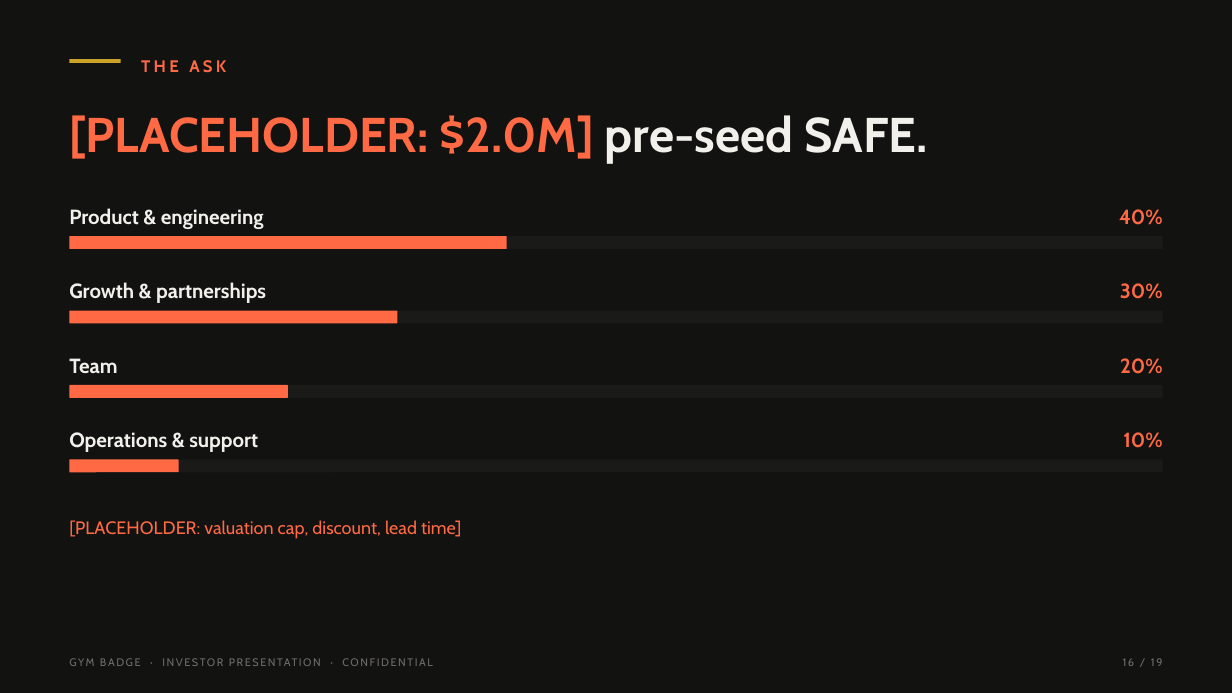
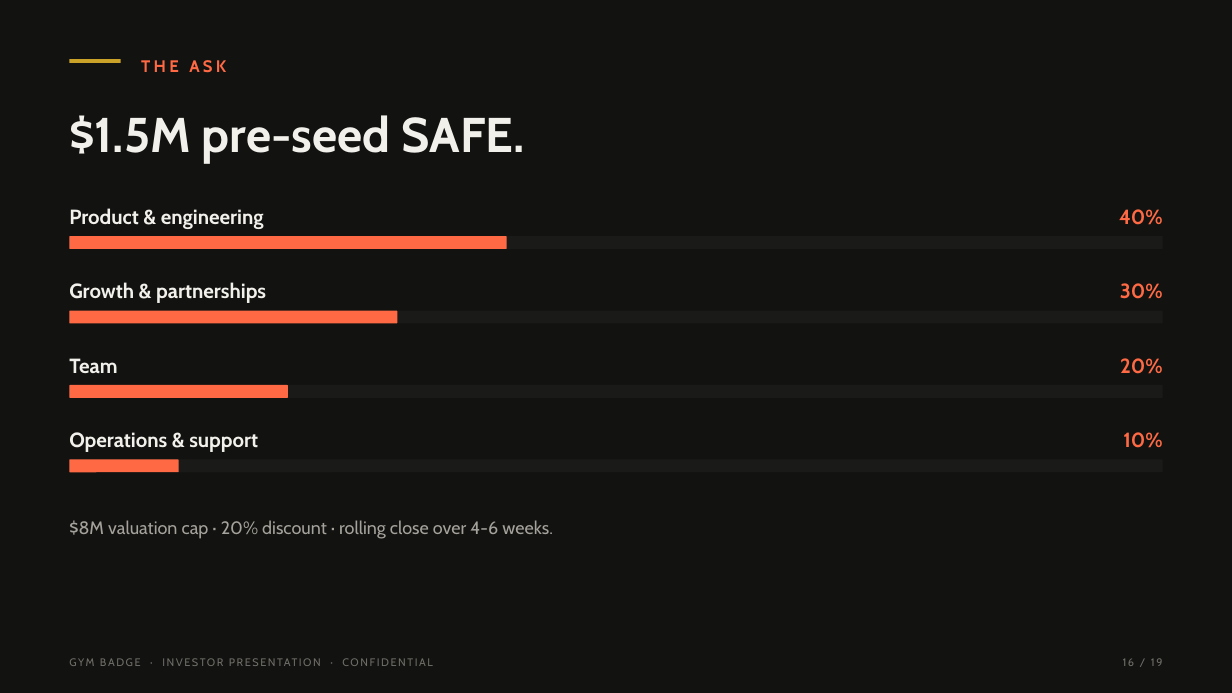
Before and after one commit to tearsmith10/Gym-badge, a slide deck: slide 16 of pitch/gymbadge-investor-deck.pptx. Drawn at 1232x693 pixels with LibreOffice and Linux fonts; fonts in the diff are those of the drawing. Boxes give left, top, right and bottom in pixels: in the first picture for what was removed or moved away, otherwise in the second. Text is boxed around its words. In the diff, an @@ line names an element or a change of style, - is before the commit and + after.

Commit message:
Investor deck: fill all 11 slots with verified, editable facts
Every coral [PLACEHOLDER: ...] slot now carries real information, each
traceable to a primary source - nothing invented:

- Cover: November 2026.
- Market: $12.1B in 2025 growing 13.4% a year to $33.6B by 2033
  (Grand View Research, Fitness Apps Market 2026-2033 - fetched and
  verified from grandviewresearch.com at build time).
- Price point: the product's own published pricing (web/pricing.html,
  web/assets/js/pricing.js) - Premium 5,000 NGN/mo (~$3.23 at the
  app's stated 1 USD = 1,550 NGN rate) in 16 currencies, Elite
  9,500 NGN/mo.
- Gym partners: live corporate seat packages - Team / Business /
  Enterprise from 3,000 NGN per seat/mo.
- Take rate: 15% at launch (marketplace launches in v2 - stated as
  the launch rate, flexed per partner).
- Traction: honest pre-seed framing - product, pricing and support are
  live; installs and waitlist are measured from launch, not estimated.
- Roadmap: THEN lands months 6-12 post-close.
- Ask: $1.5M pre-seed SAFE, $8M cap, 20% discount, 4-6 week rolling
  close (editable deal terms).
- Contact: Tearsmith - Founder & CEO, company row Gym Badge, matching
  the site's own (c) 2026 Gym Badge footer.
- Document metadata authors updated to "Tearsmith, Gym Badge".

QA: PPTX text dump shows TOTAL PLACEHOLDERS: 0 across 19 slides;
every changed page visually re-rendered and checked; GYMS card
orphaned-period wrap fixed. README documents the filled state and the
[[...]] -> coral slot mechanism. Suites 180/180, 162/162.

```diff
--- a/pitch/gymbadge-investor-deck.pptx
+++ b/pitch/gymbadge-investor-deck.pptx
@@ text at (69,115,524,163): text changed; text colour #FF6A45 to #F2F0EB @@
-[PLACEHOLDER: $2.0M] pre-seed SAFE.
+$1.5M pre-seed SAFE.
@@ text at (69,520,553,539): text changed; text colour #FF6A45 to #A5A29B @@
-[PLACEHOLDER: valuation cap, discount, lead time]
+$8M valuation cap · 20% discount · rolling close over 4-6 weeks.
```
Also in this commit, not shown: 6 other slides changed, 3 other files.
